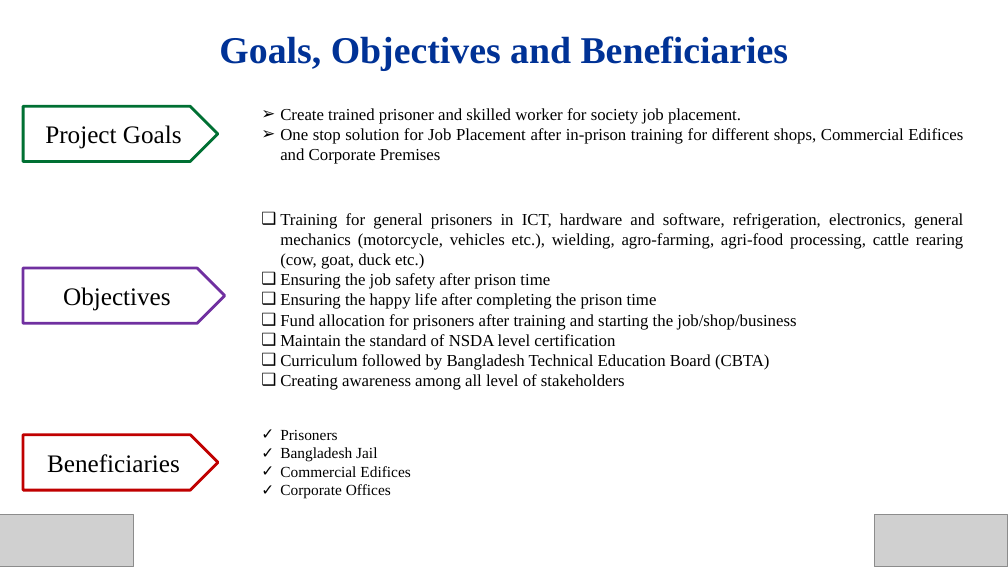
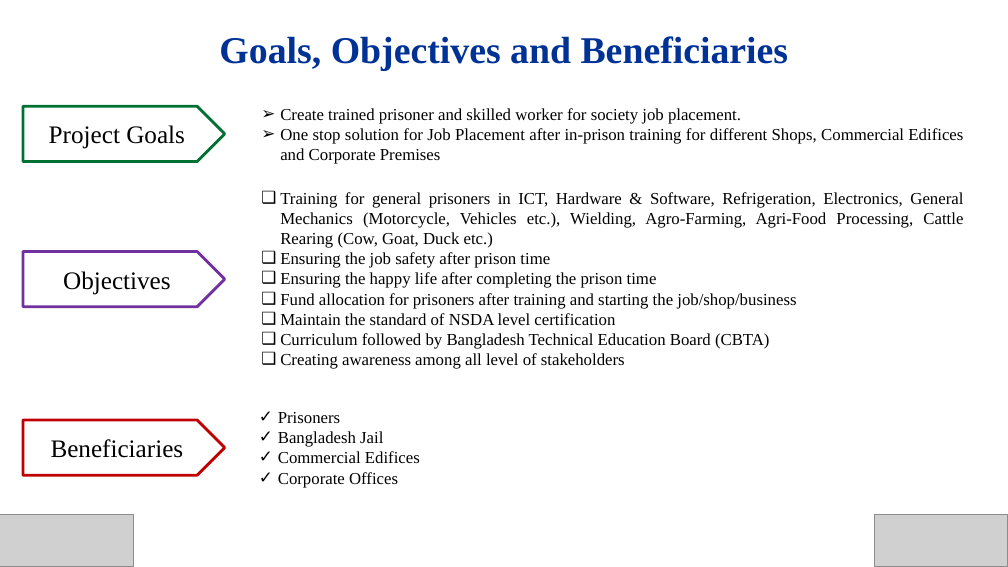
Before and after one commit to Shuvoneel/SRCL, a slide deck: slide 3 of Jail/Jail_Presentation.pptx. Drawn at 1008x567 pixels with LibreOffice and Linux fonts; fonts in the diff are those of the drawing; grey boxes stand for pictures. Boxes give left, top, right and bottom in pixels: in the first picture for what was removed or moved away, otherwise in the second. Text is boxed around its words. In the diff, an @@ line names an element or a change of style, - is before the commit and + after.

Commit message:
jail & seip updated

```diff
--- a/Jail/Jail_Presentation.pptx
+++ b/Jail/Jail_Presentation.pptx
@@ pentagon arrow "Project Goals": place and size @@
-pentagon arrow "Project Goals" at [23,106,218,161]
+pentagon arrow "Project Goals" at [23,106,225,161]
@@ text at [280,128,963,164]: text changed @@
-➢ One stop solution for Job Placement after in-prison training for different shops, Commercial Edifices and Corporate Premises
+➢ One stop solution for Job Placement after in-prison training for different Shops, Commercial Edifices and Corporate Premises
@@ text "Training for general prisoners in ...": place and size @@
-text "Training for general prisoners in ..." at [280,213,963,390]
+text "Training for general prisoners in ..." at [280,192,963,369]
@@ text at [280,192,963,248]: text changed @@
-❑ Training for general prisoners in ICT, hardware and software, refrigeration, electronics, general mechanics (motorcycle, vehicles etc.), wielding, agro-farming, agri-food processing, cattle rearing (cow, goat, duck etc.)
+❑ Training for general prisoners in ICT, Hardware & Software, Refrigeration, Electronics, General Mechanics (Motorcycle, Vehicles etc.), Wielding, Agro-Farming, Agri-Food Processing, Cattle Rearing (Cow, Goat, Duck etc.)
@@ pentagon arrow "Objectives": place and size @@
-pentagon arrow "Objectives" at [23,268,225,324]
+pentagon arrow "Objectives" at [23,252,225,307]
@@ text "Prisoners": place and size @@
-text "Prisoners" at [280,430,411,499]
+text "Prisoners" at [278,412,420,488]
@@ text "Prisoners" at [278,412,420,488]: size 11 to 12 pt @@
@@ pentagon arrow "Beneficiaries": place and size @@
-pentagon arrow "Beneficiaries" at [23,434,218,490]
+pentagon arrow "Beneficiaries" at [23,420,225,476]
```
Also in this commit, not shown: 17 other slides changed, 38 other files.
